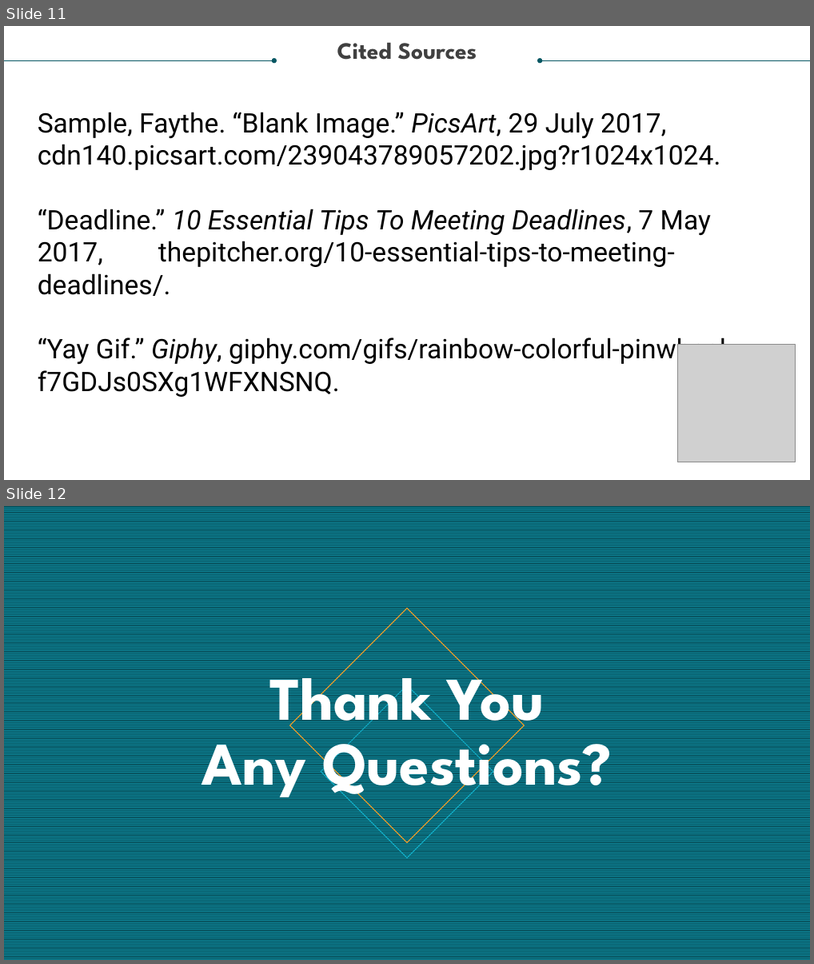
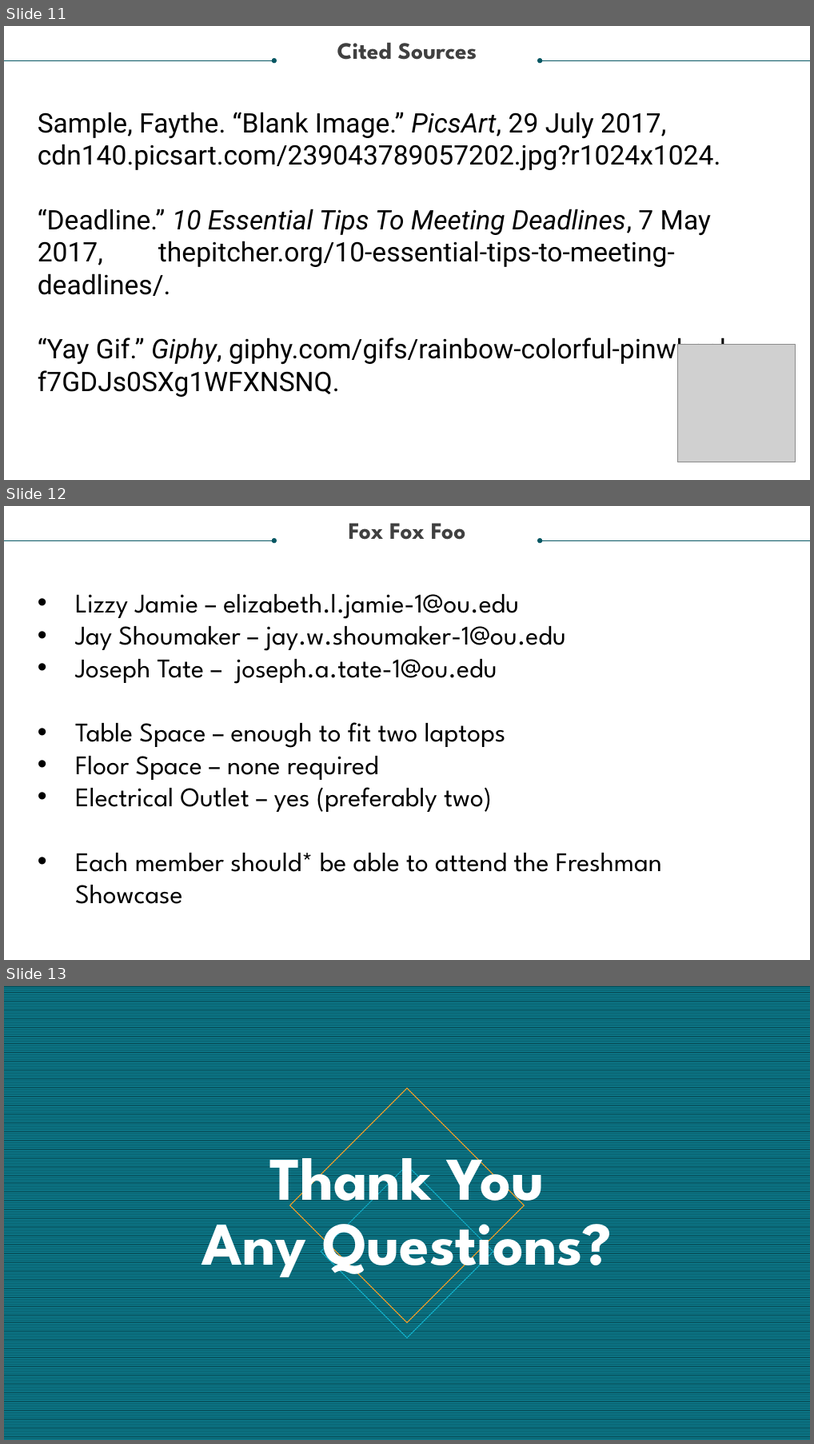
Before and after one commit to KaiTuyt/ENGR-1411-Project, a slide deck: FoxFoxFoo.pptx. Shown one above the other, each under a label of ours: slides 11 and 12 before the commit, slides 11, 12 and 13 after it. The pictures are 814x964 and 814x1444 pixels, drawn with LibreOffice and Linux fonts; fonts in the diff are those of the drawing; grey boxes stand for pictures. Boxes give left, top, right and bottom in pixels: in the first picture for what was removed or moved away, otherwise in the second. Text is boxed around its words. In the diff, an @@ line names an element or a change of style, - is before the commit and + after.

Commit message:
Updated powerPoint

```diff
--- a/FoxFoxFoo.pptx
+++ b/FoxFoxFoo.pptx
@@ slide 12 added at [4, 506, 810, 960], background #FFFFFF @@
@@ text added at [349, 523, 466, 540], 28 pt, text #404040, bold @@
+Fox Fox Foo
@@ arrow added from (4, 540) to (274, 540), #085764 0.5 pt @@
@@ arrow added from (810, 540) to (540, 540), #085764 0.5 pt @@
@@ text added at [75, 594, 662, 904], 32 pt, text #000000 @@
+• Lizzy Jamie – elizabeth.l.jamie-1@ou.edu
+• Jay Shoumaker – jay.w.shoumaker-1@ou.edu
+• Joseph Tate – joseph.a.tate-1@ou.edu
+• Table Space – enough to fit two laptops
+• Floor Space – none required
+• Electrical Outlet – yes (preferably two)
+• Each member should* be able to attend the Freshman Showcase
@@ what was slide 12 is now slide 13 @@
```
